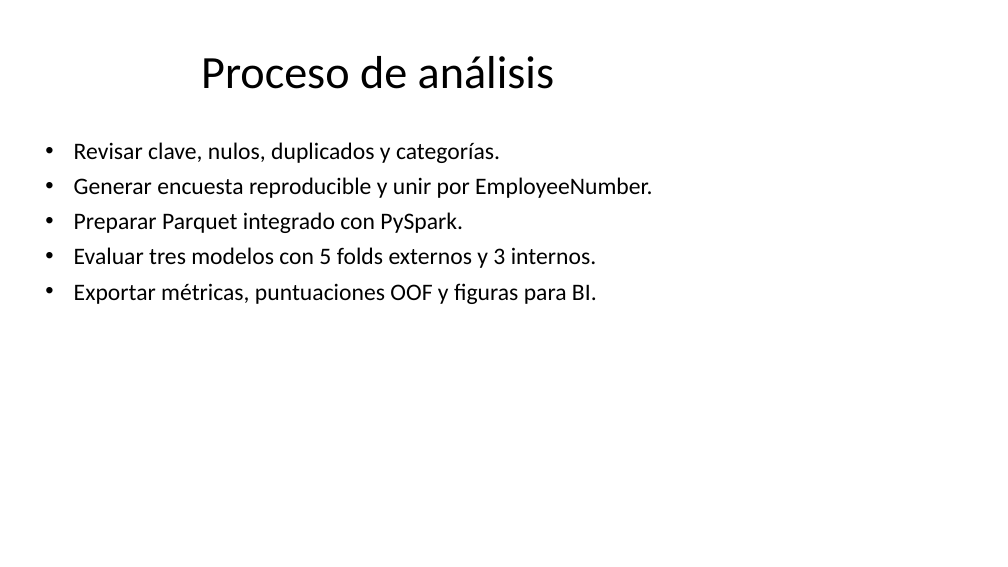
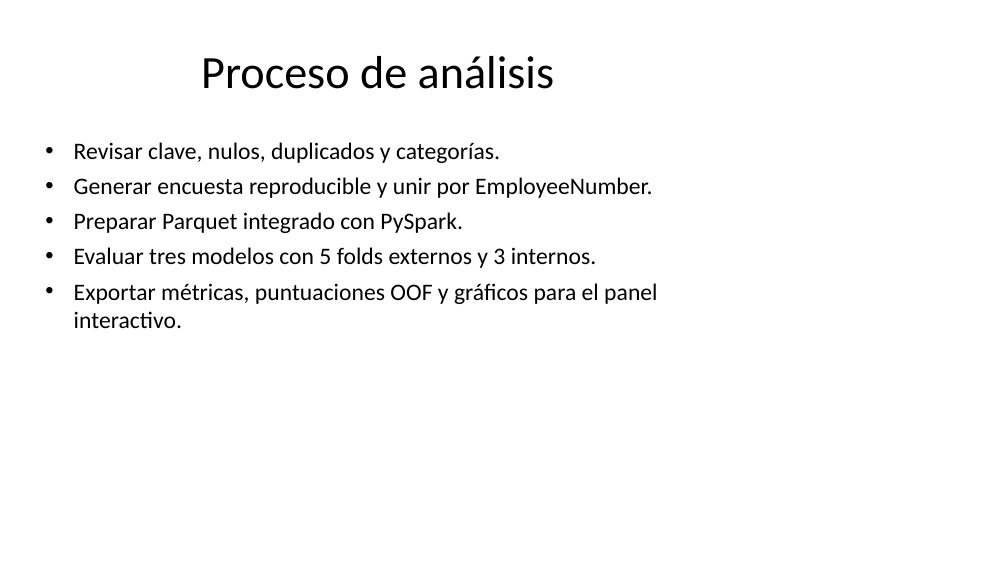
Before and after one commit to gitbeatriz123/Proyecto_Prediccion_Rotacion_Empleados_Beatriz.Velayos, a slide deck: slide 3 of docs/Presentacion_Proyecto_Rotacion.pptx. Drawn at 1008x567 pixels with LibreOffice and Linux fonts; fonts in the diff are those of the drawing. Boxes give left, top, right and bottom in pixels: in the first picture for what was removed or moved away, otherwise in the second. Text is boxed around its words. In the diff, an @@ line names an element or a change of style, - is before the commit and + after.

Commit message:
Replace legacy Power BI with canonical HTML panel

```diff
--- a/docs/Presentacion_Proyecto_Rotacion.pptx
+++ b/docs/Presentacion_Proyecto_Rotacion.pptx
@@ text at (x1=74, y1=283, x2=657, y2=328): text changed @@
-• Exportar métricas, puntuaciones OOF y figuras para BI.
+• Exportar métricas, puntuaciones OOF y gráficos para el panel interactivo.
```
Also in this commit, not shown: 6 other slides changed, 24 other files.
